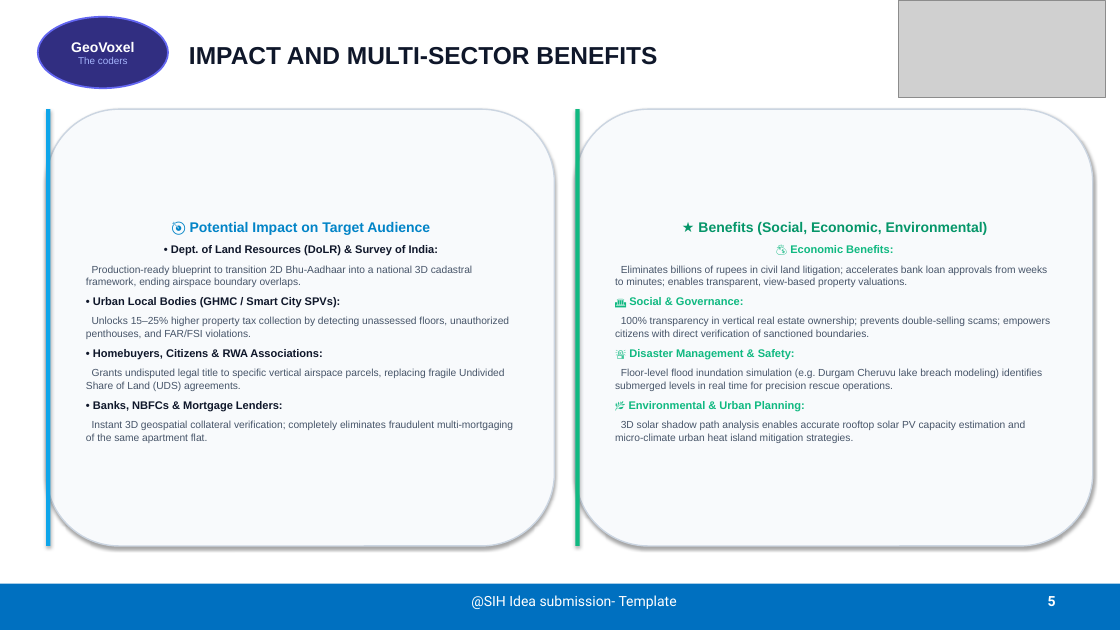
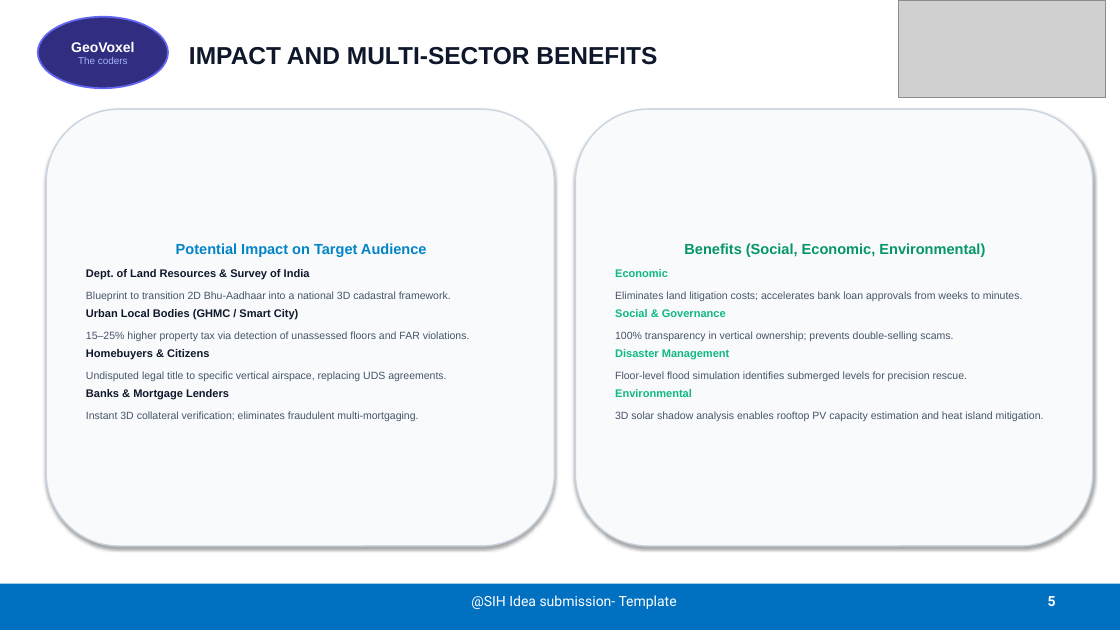
Before and after one commit to Imad-81/SIH-26011, a slide deck: slide 5 of SIH2026_GeoVoxel_SIH26011.pptx. Drawn at 1120x630 pixels with LibreOffice and Linux fonts; fonts in the diff are those of the drawing; grey boxes stand for pictures. Boxes give left, top, right and bottom in pixels: in the first picture for what was removed or moved away, otherwise in the second. Text is boxed around its words. In the diff, an @@ line names an element or a change of style, - is before the commit and + after.

```diff
--- a/SIH2026_GeoVoxel_SIH26011.pptx
+++ b/SIH2026_GeoVoxel_SIH26011.pptx
@@ rectangle removed at [46, 109, 50, 546] @@
@@ rectangle removed at [576, 109, 580, 546] @@
@@ text in rounded rectangle at [86, 243, 470, 421]: text changed; size 8.8 to 9 pt @@
-🎯 Potential Impact on Target Audience
-• Dept. of Land Resources (DoLR) & Survey of India:
-Production-ready blueprint to transition 2D Bhu-Aadhaar into a national 3D cadastral framework, ending airspace boundary overlaps.
-• Urban Local Bodies (GHMC / Smart City SPVs):
-Unlocks 15–25% higher property tax collection by detecting unassessed floors, unauthorized penthouses, and FAR/FSI violations.
-• Homebuyers, Citizens & RWA Associations:
-Grants undisputed legal title to specific vertical airspace parcels, replacing fragile Undivided Share of Land (UDS) agreements.
-• Banks, NBFCs & Mortgage Lenders:
-Instant 3D geospatial collateral verification; completely eliminates fraudulent multi-mortgaging of the same apartment flat.
+Potential Impact on Target Audience
+Dept. of Land Resources & Survey of India
+Blueprint to transition 2D Bhu-Aadhaar into a national 3D cadastral framework.
+Urban Local Bodies (GHMC / Smart City)
+15–25% higher property tax via detection of unassessed floors and FAR violations.
+Homebuyers & Citizens
+Undisputed legal title to specific vertical airspace, replacing UDS agreements.
+Banks & Mortgage Lenders
+Instant 3D collateral verification; eliminates fraudulent multi-mortgaging.
@@ text in rounded rectangle at [615, 243, 1044, 421]: text changed; size 8.8 to 9 pt @@
-★ Benefits (Social, Economic, Environmental)
-💰 Economic Benefits:
-Eliminates billions of rupees in civil land litigation; accelerates bank loan approvals from weeks to minutes; enables transparent, view-based property valuations.
-🏛 Social & Governance:
-100% transparency in vertical real estate ownership; prevents double-selling scams; empowers citizens with direct verification of sanctioned boundaries.
-🚨 Disaster Management & Safety:
-Floor-level flood inundation simulation (e.g. Durgam Cheruvu lake breach modeling) identifies submerged levels in real time for precision rescue operations.
-🌿 Environmental & Urban Planning:
-3D solar shadow path analysis enables accurate rooftop solar PV capacity estimation and micro-climate urban heat island mitigation strategies.
+Benefits (Social, Economic, Environmental)
+Economic
+Eliminates land litigation costs; accelerates bank loan approvals from weeks to minutes.
+Social & Governance
+100% transparency in vertical ownership; prevents double-selling scams.
+Disaster Management
+Floor-level flood simulation identifies submerged levels for precision rescue.
+Environmental
+3D solar shadow analysis enables rooftop PV capacity estimation and heat island mitigation.
```
Also in this commit, not shown: 4 other slides changed, 9 other files.
